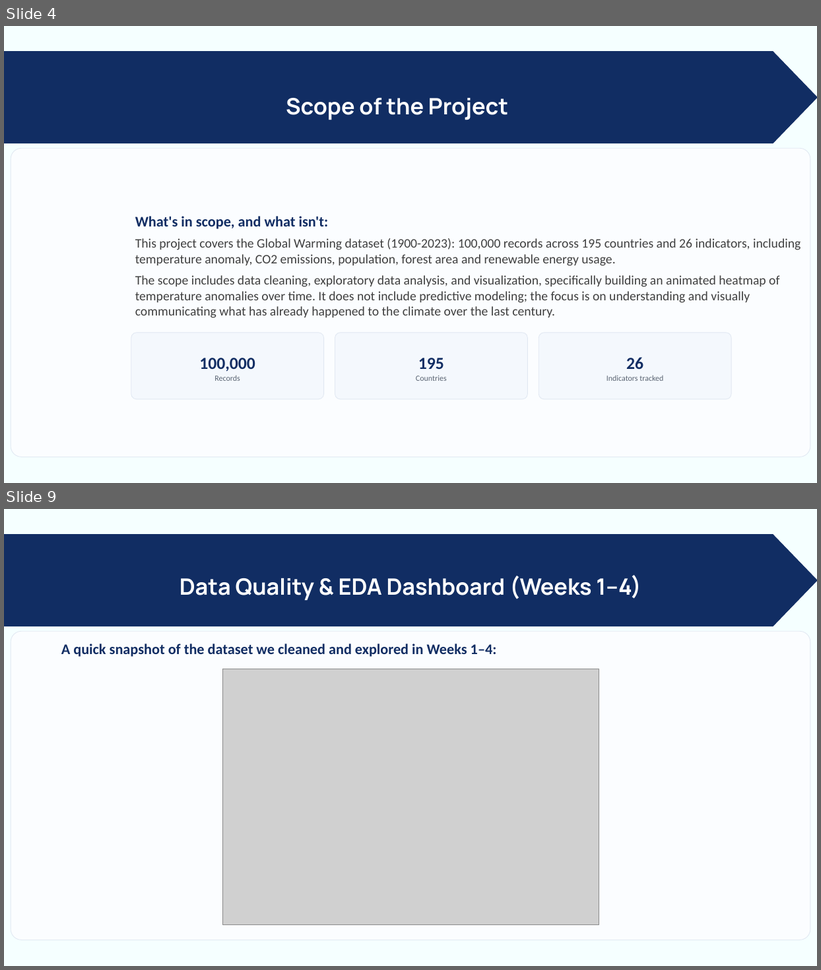
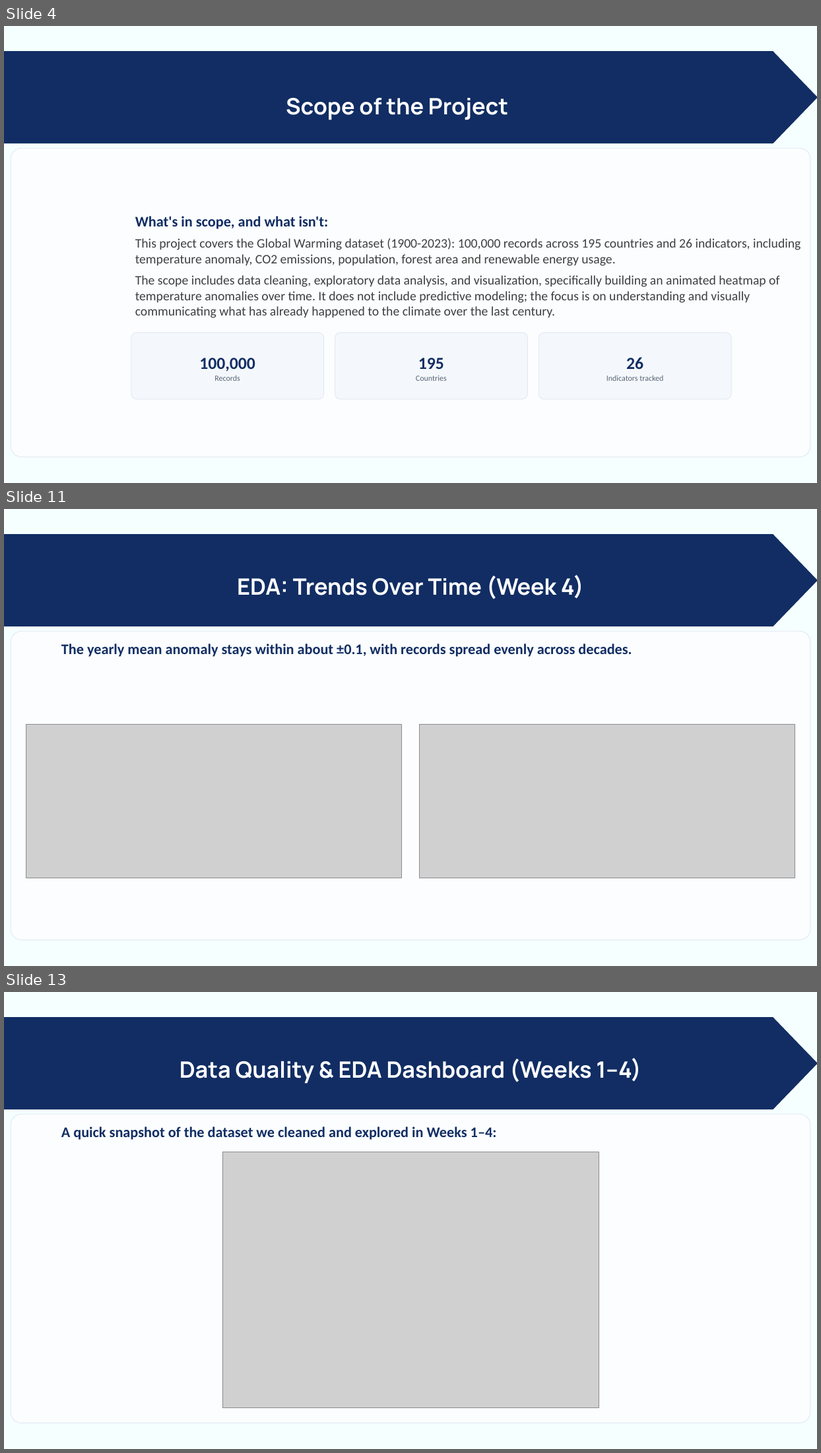
Before and after one commit to vanadhi-re/24ADI204_DSV_Team-17, a slide deck: Week 5/24ADI204-Midreview.pptx. Shown one above the other, each under a label of ours: slides 4 and 9 before the commit, slides 4, 11 and 13 after it; the slides between them are not shown. The pictures are 821x970 and 821x1453 pixels, drawn with LibreOffice and Linux fonts; fonts in the diff are those of the drawing; grey boxes stand for pictures. Boxes give left, top, right and bottom in pixels: in the first picture for what was removed or moved away, otherwise in the second. Text is boxed around its words. In the diff, an @@ line names an element or a change of style, - is before the commit and + after.

```diff
--- a/Week 5/24ADI204-Midreview.pptx
+++ b/Week 5/24ADI204-Midreview.pptx
@@ slide 11 added at (4,509,817,966), background #F5FFFF @@
@@ freeform shape added at (4,535,817,626), fill #112D63, outline #112D63 1.5 pt @@
@@ text added at (237,575,584,599), 40 pt, text #FFFFFF, bold @@
+EDA: Trends Over Time (Week 4)
@@ rounded rectangle added at (11,631,811,941), fill #FBFDFF, outline #E1E8F2 1 pt @@
@@ text added at (61,644,632,657), 26 pt, text #112D63, bold @@
+The yearly mean anomaly stays within about ±0.1, with records spread evenly across decades.
@@ picture added at (26,724,401,878) @@
@@ picture added at (420,724,795,878) @@
@@ what was slide 9 is now slide 13 @@
```
Also in this commit, not shown: 9 slides changed, 3 other slides added, 2 other files.
